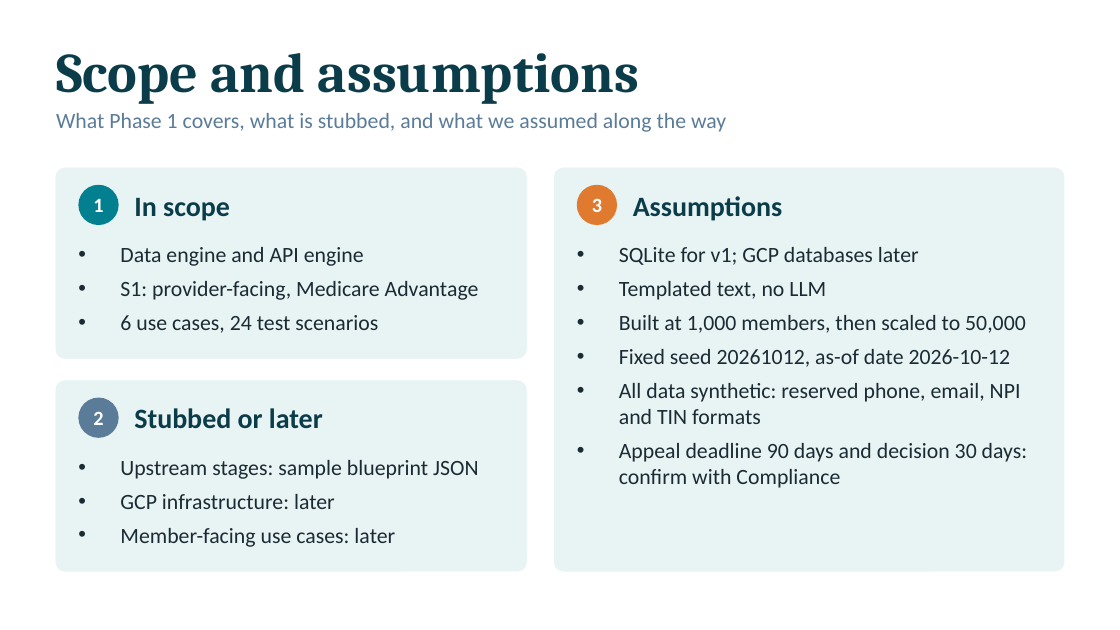
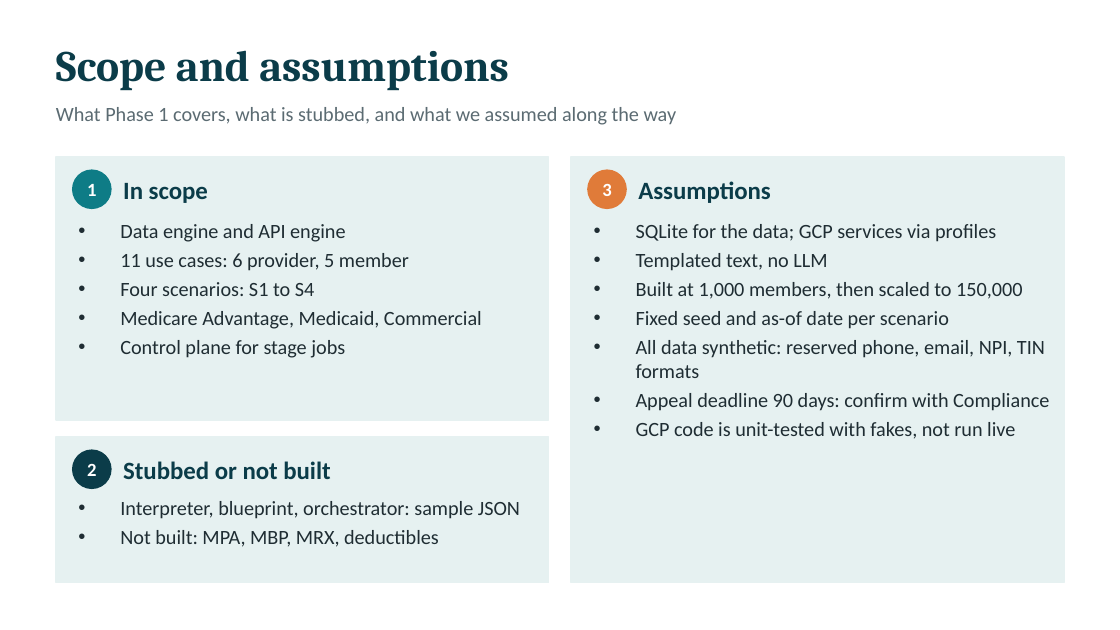
Before and after one commit to aravinda0216/hf-health-poc, a slide deck: slide 1 of docs/Healthcare_AI_Factory_Phase1.pptx. Drawn at 1120x630 pixels with LibreOffice and Linux fonts; fonts in the diff are those of the drawing. Boxes give left, top, right and bottom in pixels: in the first picture for what was removed or moved away, otherwise in the second. Text is boxed around its words. In the diff, an @@ line names an element or a change of style, - is before the commit and + after.

```diff
--- a/docs/Healthcare_AI_Factory_Phase1.pptx
+++ b/docs/Healthcare_AI_Factory_Phase1.pptx
@@ text "Scope and assumptions" at (56,50,508,91): size 36 to 28 pt @@
@@ text "What Phase 1 covers, what ..." at (56,107,677,125): size 14 to 13 pt, text colour #5B7C99 to #5B6B72; less space between paragraphs; vertical alignment top to middle @@
@@ rectangle: place and size @@
-rectangle at (56,168,526,358)
+rectangle at (56,157,549,420)
@@ rectangle at (56,157,549,420): rounded rectangle to rectangle; fill #E8F3F3 to #E6F1F1; outline #E8F3F3 0.5 pt to #E6F1F1 1 pt @@
@@ text "1": place and size @@
-text "1" at (78,185,119,225)
+text "1" at (87,184,96,196)
@@ text "1" at (87,184,96,196): size 13 to 12 pt; fill #028090 to none @@
@@ ellipse added at (73,170,111,208), fill #0E7C86, outline #0E7C86 1 pt @@
@@ text "In scope" at (123,183,208,203): size 18 to 16 pt @@
@@ text "In scope": place and size @@
-text "In scope" at (134,198,230,221)
+text "In scope" at (123,183,208,203)
@@ rounded rectangle removed at (554,168,1064,571) @@
@@ rectangle added at (571,157,1064,582), fill #E6F1F1, outline #E6F1F1 1 pt @@
@@ text "3": place and size @@
-text "3" at (577,185,617,225)
+text "3" at (602,184,611,196)
@@ text "3" at (602,184,611,196): size 13 to 12 pt; fill #E07A2F to none @@
@@ ellipse added at (588,170,626,208), fill #E07B39, outline #E07B39 1 pt @@
@@ text "Assumptions": place and size @@
-text "Assumptions" at (633,196,783,221)
+text "Assumptions" at (638,181,771,203)
@@ text "Assumptions" at (638,181,771,203): size 18 to 16 pt @@
@@ text "Data engine and API engine": place and size @@
-text "Data engine and API engine" at (120,247,479,333)
+text "Data engine and API engine" at (120,224,482,358)
@@ text at (120,224,345,242): size 14 to 13 pt, text colour #1B2B34 to #1F2D33 in "Data engine and API engine"; less space between paragraphs @@
@@ text "SQLite for the data; GCP ...": place and size @@
-text "SQLite for the data; GCP ..." at (619,247,1028,488)
+text "SQLite for the data; GCP ..." at (636,224,1049,439)
@@ text at (636,224,996,242): text changed; size 14 to 13 pt; text colour #1B2B34 to #1F2D33 @@
-• SQLite for v1; GCP databases later
+• SQLite for the data; GCP services via profiles
@@ text at (120,253,482,358): text changed; size 14 to 13 pt; text colour #1B2B34 to #1F2D33 @@
-• S1: provider-facing, Medicare Advantage
-• 6 use cases, 24 test scenarios
+• 11 use cases: 6 provider, 5 member
+• Four scenarios: S1 to S4
+• Medicare Advantage, Medicaid, Commercial
+• Control plane for stage jobs
@@ text at (636,253,827,271): size 14 to 13 pt, text colour #1B2B34 to #1F2D33 in "Templated text, no LLM"; less space between paragraphs @@
@@ text at (636,282,1049,439): text changed; size 14 to 13 pt; text colour #1B2B34 to #1F2D33 @@
-• Built at 1,000 members, then scaled to 50,000
-• Fixed seed 20261012, as-of date 2026-10-12
-• All data synthetic: reserved phone, email, NPI and TIN formats
-• Appeal deadline 90 days and decision 30 days: confirm with Compliance
+• Built at 1,000 members, then scaled to 150,000
+• Fixed seed and as-of date per scenario
+• All data synthetic: reserved phone, email, NPI, TIN formats
+• Appeal deadline 90 days: confirm with Compliance
+• GCP code is unit-tested with fakes, not run live
@@ rounded rectangle removed at (56,381,526,571) @@
@@ rectangle added at (56,437,549,582), fill #E6F1F1, outline #E6F1F1 1 pt @@
@@ text "2": place and size @@
-text "2" at (78,398,119,438)
+text "2" at (87,464,96,476)
@@ text "2" at (87,464,96,476): size 13 to 12 pt; fill #5B7C99 to none @@
@@ ellipse added at (73,450,111,488), fill #0B3C49, outline #0B3C49 1 pt @@
@@ text removed at (120,460,478,547) @@
-• Upstream stages: sample blueprint JSON
-• GCP infrastructure: later
-• Member-facing use cases: later
@@ text at (123,461,330,479): text changed; size 18 to 16 pt @@
-Stubbed or later
+Stubbed or not built
@@ text added at (120,501,520,547), 13 pt, text #1F2D33 @@
+• Interpreter, blueprint, orchestrator: sample JSON
+• Not built: MPA, MBP, MRX, deductibles
```
Also in this commit, not shown: 2 other slides changed, 4 slides added, 2 slides removed, 1 other file.
